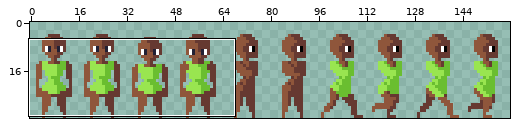
File history of a sprite sheet, ASSets/human.png. The first picture is a wide view before the edit; the outline marks the close-up.
Close-up. First the earlier version:
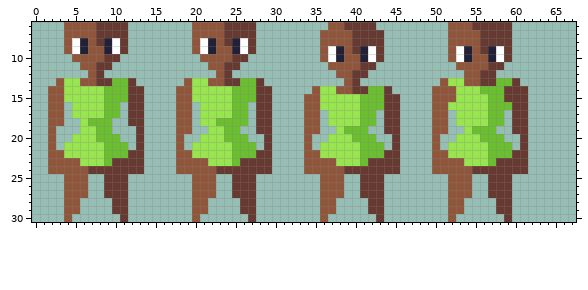
The file is 160x32 pixels. Shown: x 0..67, y 6..30.
After the commit:
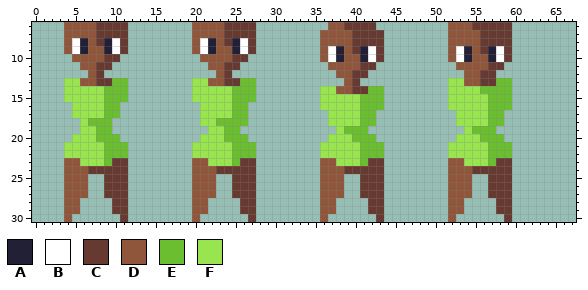
Palette (. is transparent): A #222034  B #ffffff  C #663931  D #8f563b  E #6abe30  F #99e550
Edits made:
Colour C becomes colour E in rows 14 to 15 at x 59.
Colour D becomes colour F in rows 14 to 15 at x 52.
The edit erases colour C in row 13 at x 12, 28 and 60; in row 14 at x 12 to 13, 28 to 29, 44 and 60 to 61; in rows 15 to 18 at x 12 to 13, 28 to 29, 44 to 45 and 60 to 61; in row 19 at x 13, 28 to 29, 44 to 45 and 60 to 61; in rows 20 to 21 at x 13, 29, 45 and 61; in rows 22 to 24 at x 12 to 13, 28 to 29, 44 to 45 and 60 to 61.
The edit erases colour D in row 13 at x 3, 19 and 51; in row 14 at x 2 to 3, 18 to 19, 35 and 50 to 51; in rows 15 to 18 at x 2 to 3, 18 to 19, 34 to 35 and 50 to 51; in row 19 at x 2, 18 to 19, 34 to 35 and 50 to 51; in rows 20 to 21 at x 2, 18, 34 and 50; in rows 22 to 24 at x 2 to 3, 18 to 19, 34 to 35 and 50 to 51.
Where, in picture pixels (left, top, right, bottom), the same in both close-ups:
erased: (48, 78, 64, 174)
erased: (128, 78, 144, 174)
erased: (176, 78, 192, 174)
erased: (256, 78, 272, 174)
changed: (384, 78, 456, 174)
changed: (504, 78, 528, 174)
erased: (304, 86, 320, 174)
